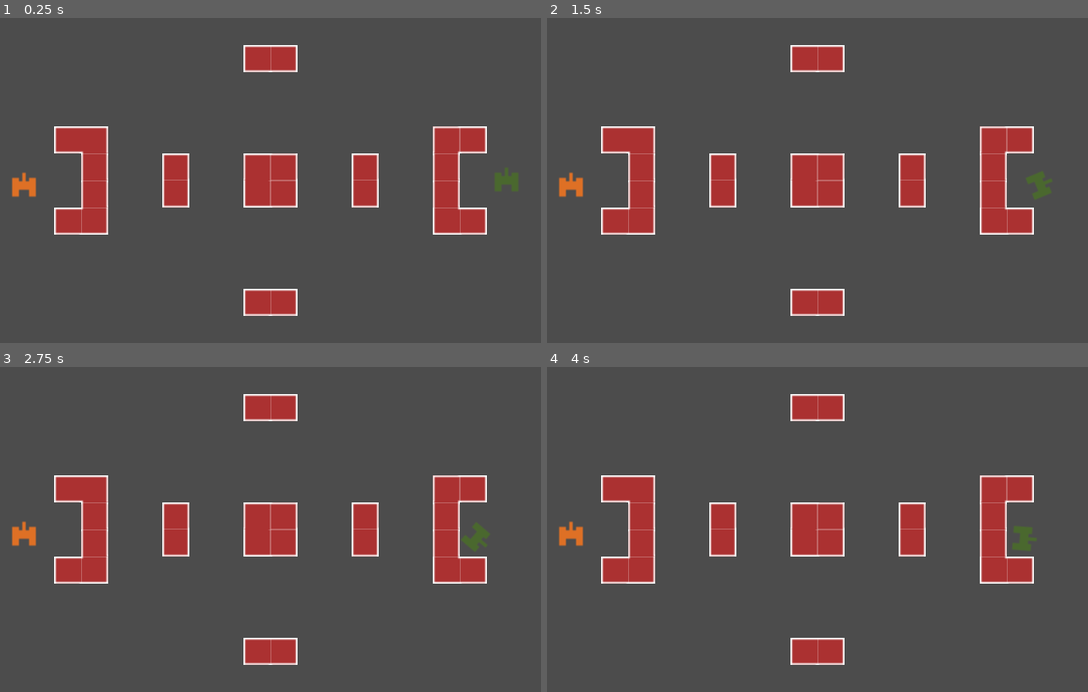
Above: before the commit, frames 1-4 (two rows, left to right).
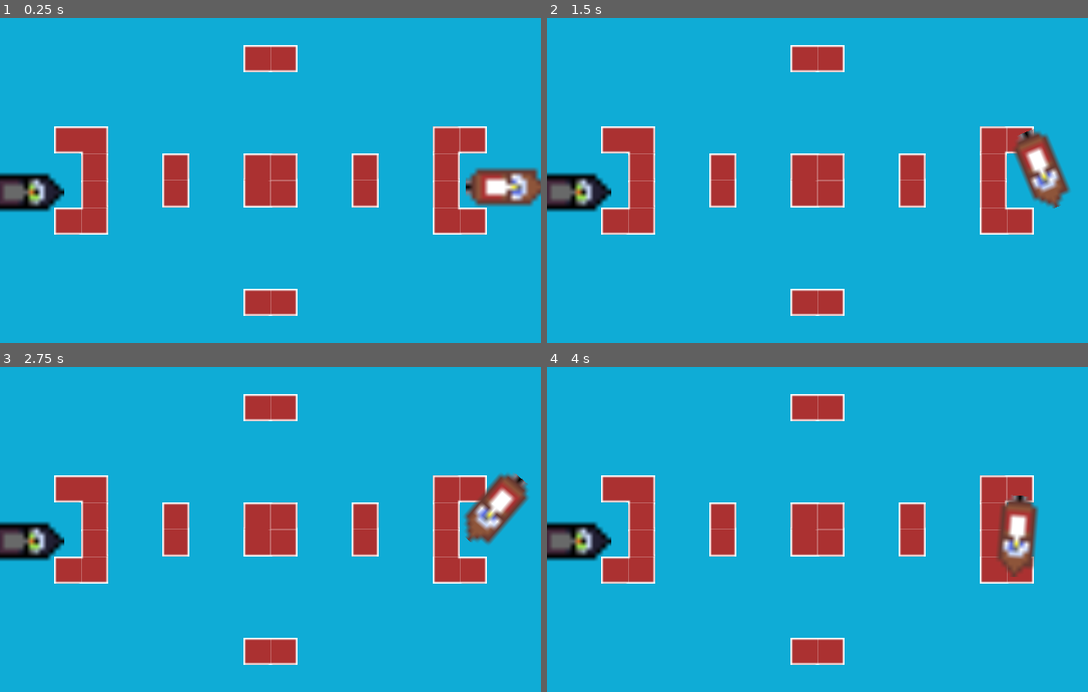
Above: after the commit, the same moments.

Repository: bblodget/TankGame
Game: Godot game, scene res://World.tscn
Two runs of this game, one before a commit and one after it. Both use one fixed random seed, a clock stepped at 60 frames per second and the inputs below.
Inputs:
- Up to frame 1 (0.25 s): no input
- Up to frame 2 (1.5 s): tap Enter at 0.5 s; hold Right (ui_right) 0.53-1.28 s; hold Down (ui_down) from 1.28 s (still down)
- Up to frame 3 (2.75 s): tap Space at 2 s; release Down (ui_down) at 2.03 s; hold Right (ui_right) from 2.03 s (still down)
- Up to frame 4 (4 s): release Right (ui_right) at 2.78 s; hold Up (ui_up) 2.78-3.53 s; hold Left (ui_left) from 3.53 s (still down)

The runs differ from the first frame. In frame 1, 90% of the frame differs, in the area x 0-100%, y 0-100%; in frame 2, 90%; in frame 3, 90%; in frame 4, 90%.

Commit message:
Updated to boats.

Diff:
--- a/TankPlayer.gd
+++ b/TankPlayer.gd
@@ -17,6 +17,7 @@
 export var ui_right : String
 export var ui_up : String
 export var ui_down : String
+export var initial_heading : float = 0.0
 
 func _ready():
 	heading = get_rotation_degrees()
@@ -35,7 +36,7 @@
 	var fwd = FWD_SPEED * delta * (Input.get_action_strength(ui_down) - Input.get_action_strength(ui_up))
 
 	if fwd !=0:
-		var adj_heading = heading+90
+		var adj_heading = heading+90 - initial_heading
 		velocity.x = fwd * cos(adj_heading * (PI/180))
 		velocity.y = fwd * sin(adj_heading * (PI/180))
 		print("velocity: ", velocity)
--- a/TankPlayer.tscn
+++ b/TankPlayer.tscn
@@ -14,6 +14,7 @@
 
 [node name="tank" type="Sprite" parent="."]
 position = Vector2( -0.106995, 0.0492935 )
+scale = Vector2( 3, 3 )
 texture = ExtResource( 2 )
 
 [node name="CollisionShape2D" type="CollisionShape2D" parent="."]
--- a/World.tscn
+++ b/World.tscn
@@ -1,8 +1,8 @@
 [gd_scene load_steps=26 format=2]
 
-[ext_resource path="res://dg_tank.png" type="Texture" id=1]
+[ext_resource path="res://boat_guy_still.png" type="Texture" id=1]
 [ext_resource path="res://border_tiles.png" type="Texture" id=2]
-[ext_resource path="res://orange_tank.png" type="Texture" id=3]
+[ext_resource path="res://boat_guy_still2.png" type="Texture" id=3]
 [ext_resource path="res://TankPlayer.tscn" type="PackedScene" id=4]
 
 [sub_resource type="ConvexPolygonShape2D" id=1]
@@ -226,6 +226,7 @@
 ui_right = "ui_p1_right"
 ui_up = "ui_p1_up"
 ui_down = "ui_p1_down"
+initial_heading = -90.0
 
 [node name="Tank2" parent="." instance=ExtResource( 4 )]
 position = Vector2( 14.3036, 98.4222 )
@@ -234,3 +235,4 @@
 ui_right = "ui_p2_right"
 ui_up = "ui_p2_up"
 ui_down = "ui_p2_down"
+initial_heading = -90.0
--- a/project.godot
+++ b/project.godot
@@ -88,4 +88,5 @@
 
 [rendering]
 
+environment/default_clear_color=Color( 0.0627451, 0.678431, 0.843137, 1 )
 environment/default_environment="res://default_env.tres"
Binary file added: boat_guy.png
Binary file added: boat_guy_still.png
Binary file added: boat_guy_still2.png
